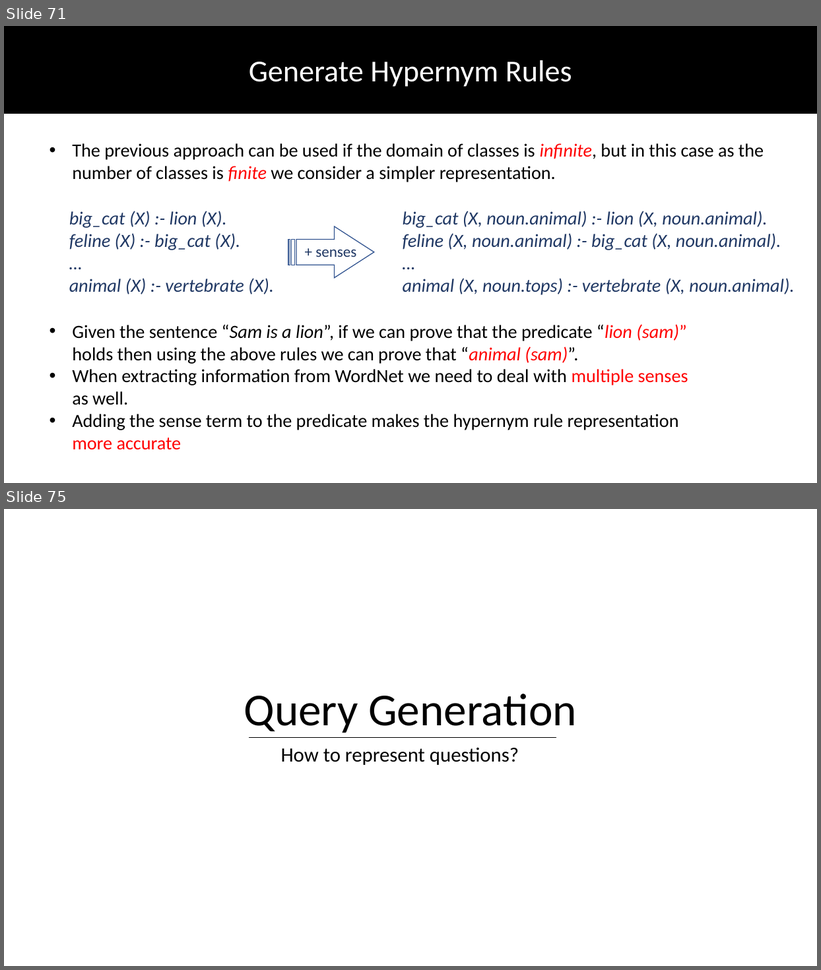
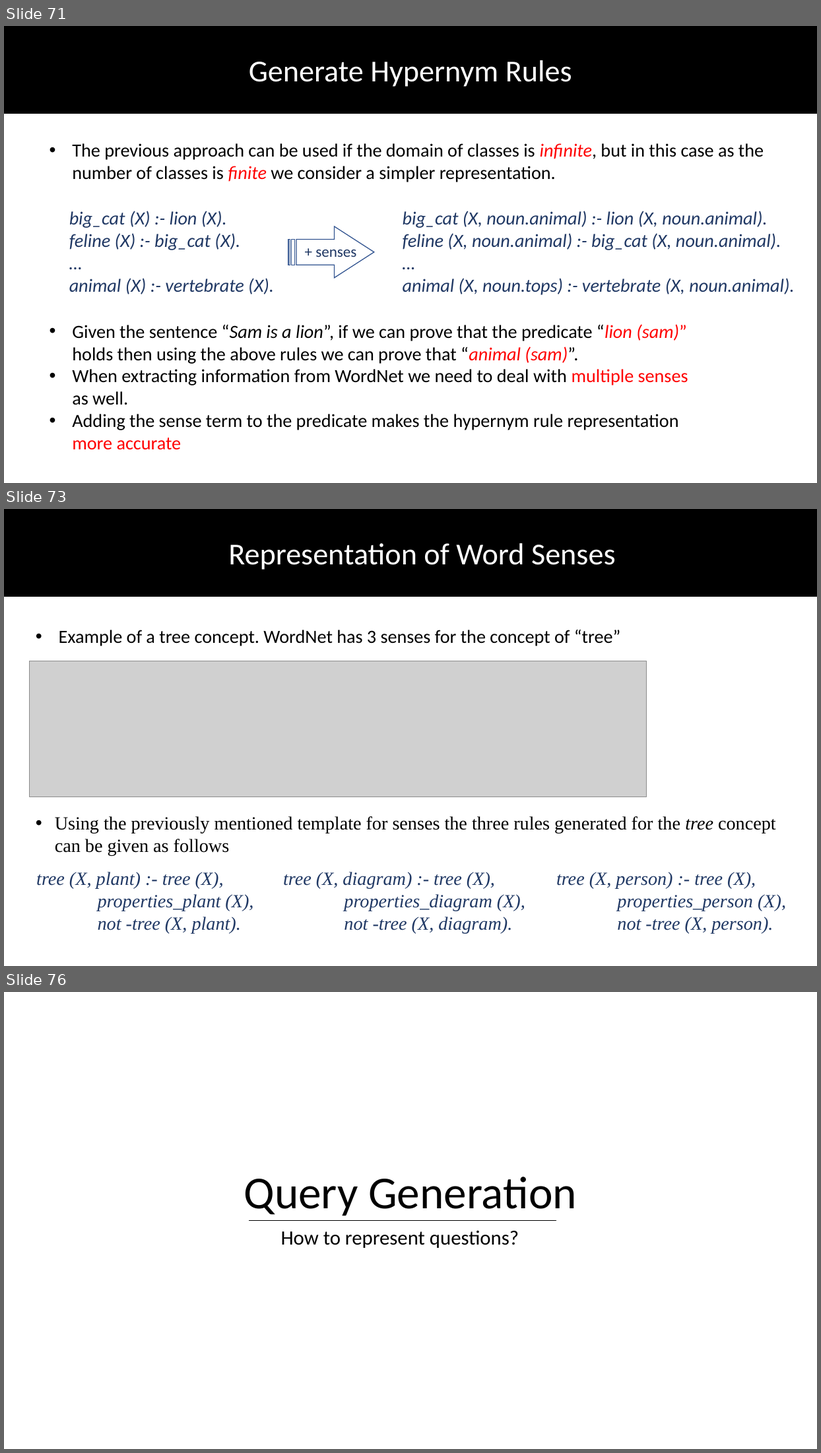
Before and after one commit to DhruvaPendharkar/thesis-project, a slide deck: Notes/ThesisPresentation.pptx. Shown one above the other, each under a label of ours: slides 71 and 75 before the commit, slides 71, 73 and 76 after it; the slides between them are not shown. The pictures are 821x970 and 821x1453 pixels, drawn with LibreOffice and Linux fonts; fonts in the diff are those of the drawing; grey boxes stand for pictures. Boxes give left, top, right and bottom in pixels: in the first picture for what was removed or moved away, otherwise in the second. Text is boxed around its words. In the diff, an @@ line names an element or a change of style, - is before the commit and + after.

```diff
--- a/Notes/ThesisPresentation.pptx
+++ b/Notes/ThesisPresentation.pptx
@@ slide 73 added at [4,509,817,966], background #FFFFFF @@
@@ rectangle added at [4,509,817,596], fill #000000, outline #000000 1 pt @@
@@ text added at [228,543,616,570], 36 pt, text #FFFFFF @@
+Representation of Word Senses
@@ text added at [59,629,620,646], 22 pt, text #000000 @@
+• Example of a tree concept. WordNet has 3 senses for the concept of “tree”
@@ picture added at [30,661,647,797] @@
@@ text added at [55,817,776,855], 22 pt, text #000000 @@
+• Using the previously mentioned template for senses the three rules generated for the tree concept can be given as follows
@@ text added at [36,872,253,933], 22 pt, text #203864, italic @@
+tree (X, plant) :- tree (X),
+properties_plant (X),
+not -tree (X, plant).
@@ text added at [283,872,525,933], 22 pt, text #203864, italic @@
+tree (X, diagram) :- tree (X),
+properties_diagram (X),
+not -tree (X, diagram).
@@ text added at [556,872,786,933], 22 pt, text #203864, italic @@
+tree (X, person) :- tree (X),
+properties_person (X),
+not -tree (X, person).
@@ what was slide 75 is now slide 76 @@
```
Also in this commit, not shown: 2 slides changed, 1 other slide added, 1 slide removed.
